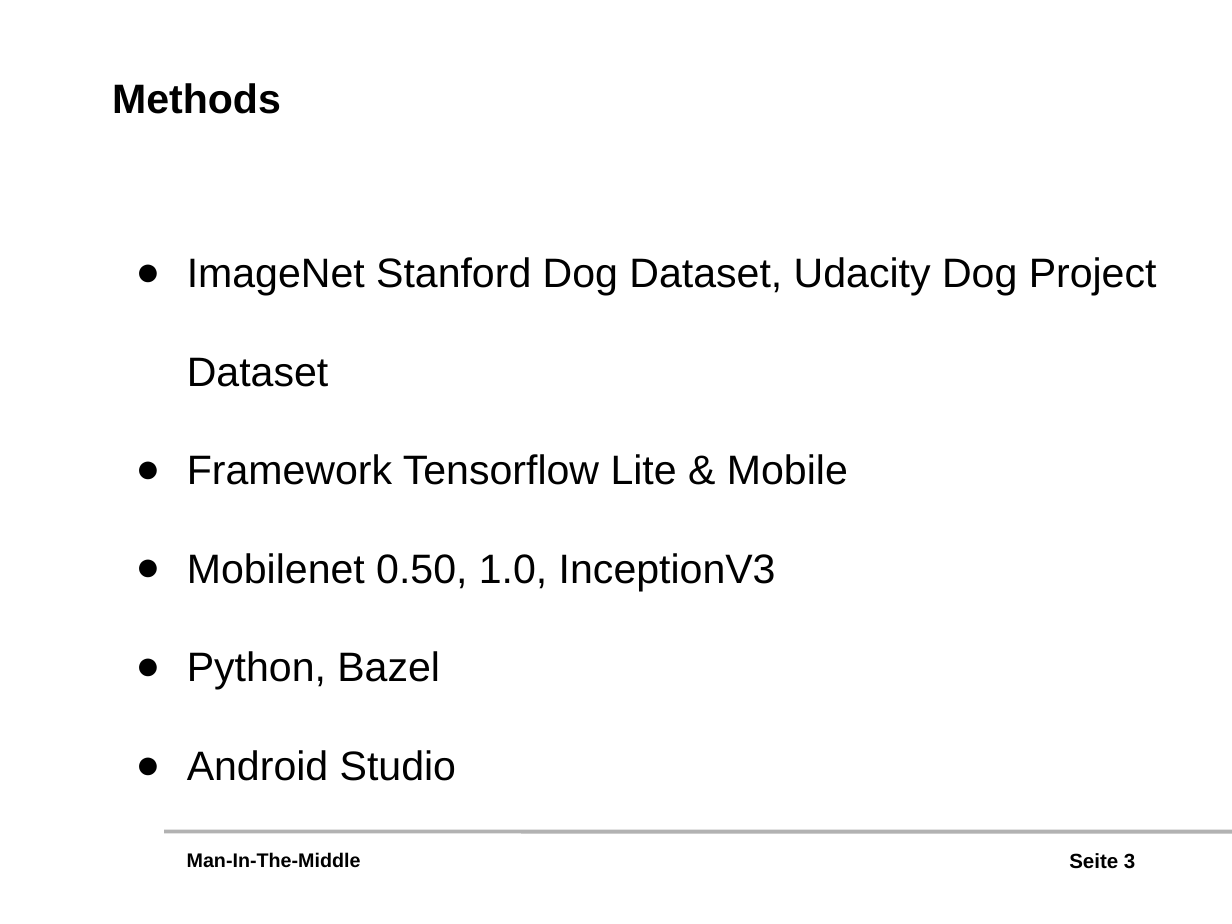
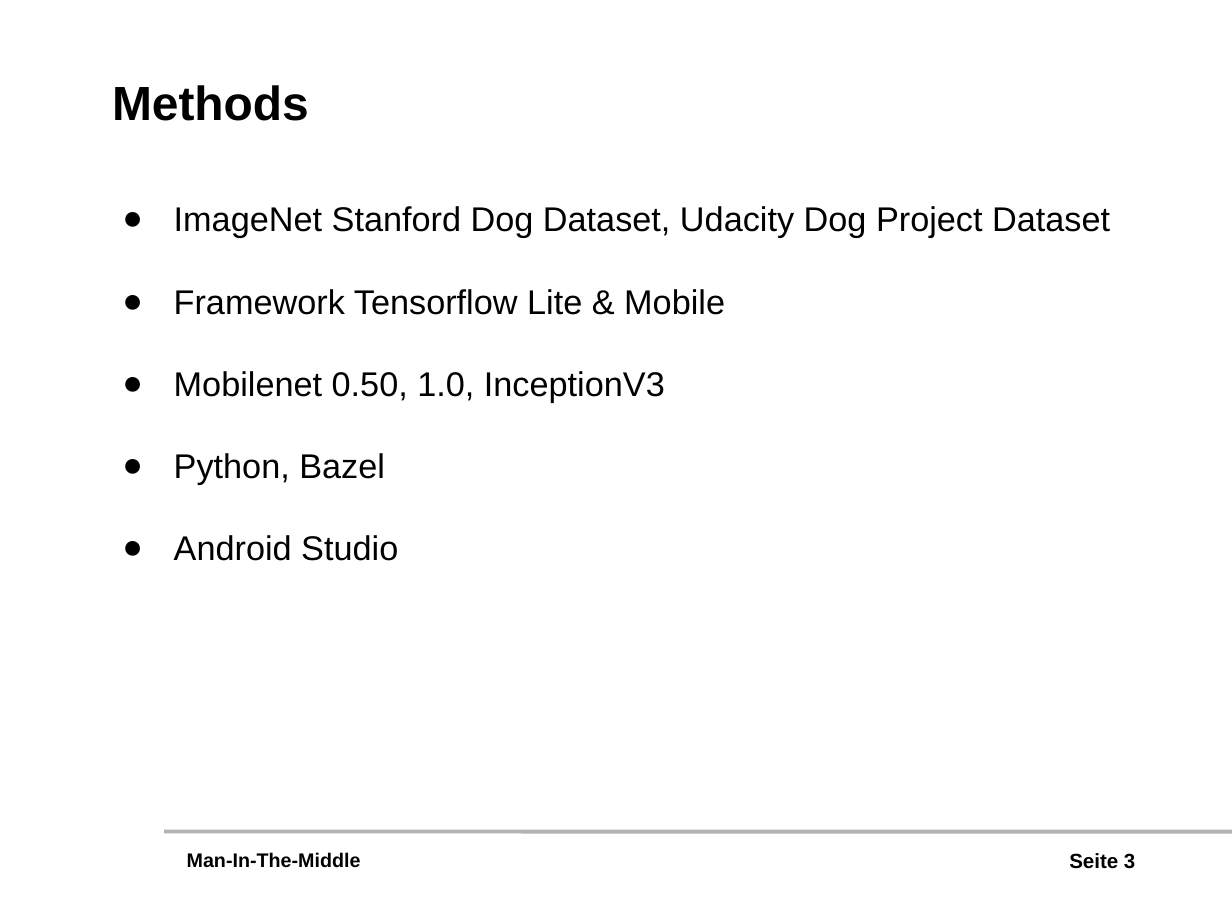
Before and after one commit to awilsee/dl, a slide deck: slide 3 of Präsentation/Präsentation.pptx. Drawn at 1232x924 pixels with LibreOffice and Linux fonts; fonts in the diff are those of the drawing; background and template pictures are left out. Boxes give left, top, right and bottom in pixels: in the first picture for what was removed or moved away, otherwise in the second. Text is boxed around its words. In the diff, an @@ line names an element or a change of style, - is before the commit and + after.

Commit message:
Text Size

```diff
--- a/Präsentation/Präsentation.pptx
+++ b/Präsentation/Präsentation.pptx
@@ text "Methods" at (112,85,309,121): size 24 to 28 pt @@
@@ text "ImageNet Stanford Dog Dataset, Udacity ...": place and size @@
-text "ImageNet Stanford Dog Dataset, Udacity ..." at (187,257,1157,781)
+text "ImageNet Stanford Dog Dataset, Udacity ..." at (174,206,1110,561)
@@ text "ImageNet Stanford Dog Dataset, Udacity ..." at (174,206,1110,561): size 24 to 20 pt @@
```
Also in this commit, not shown: 2 other slides changed.
